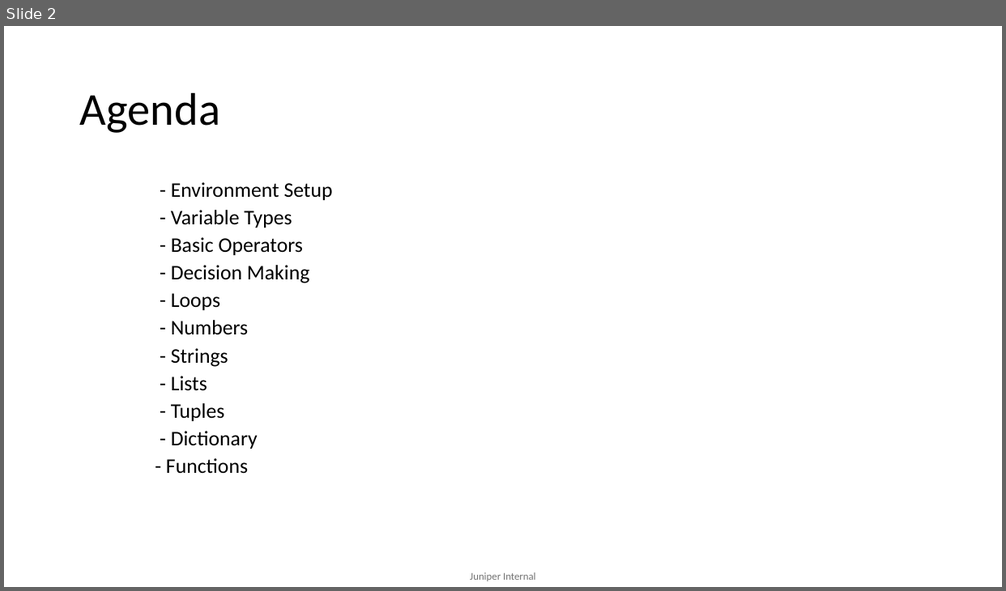
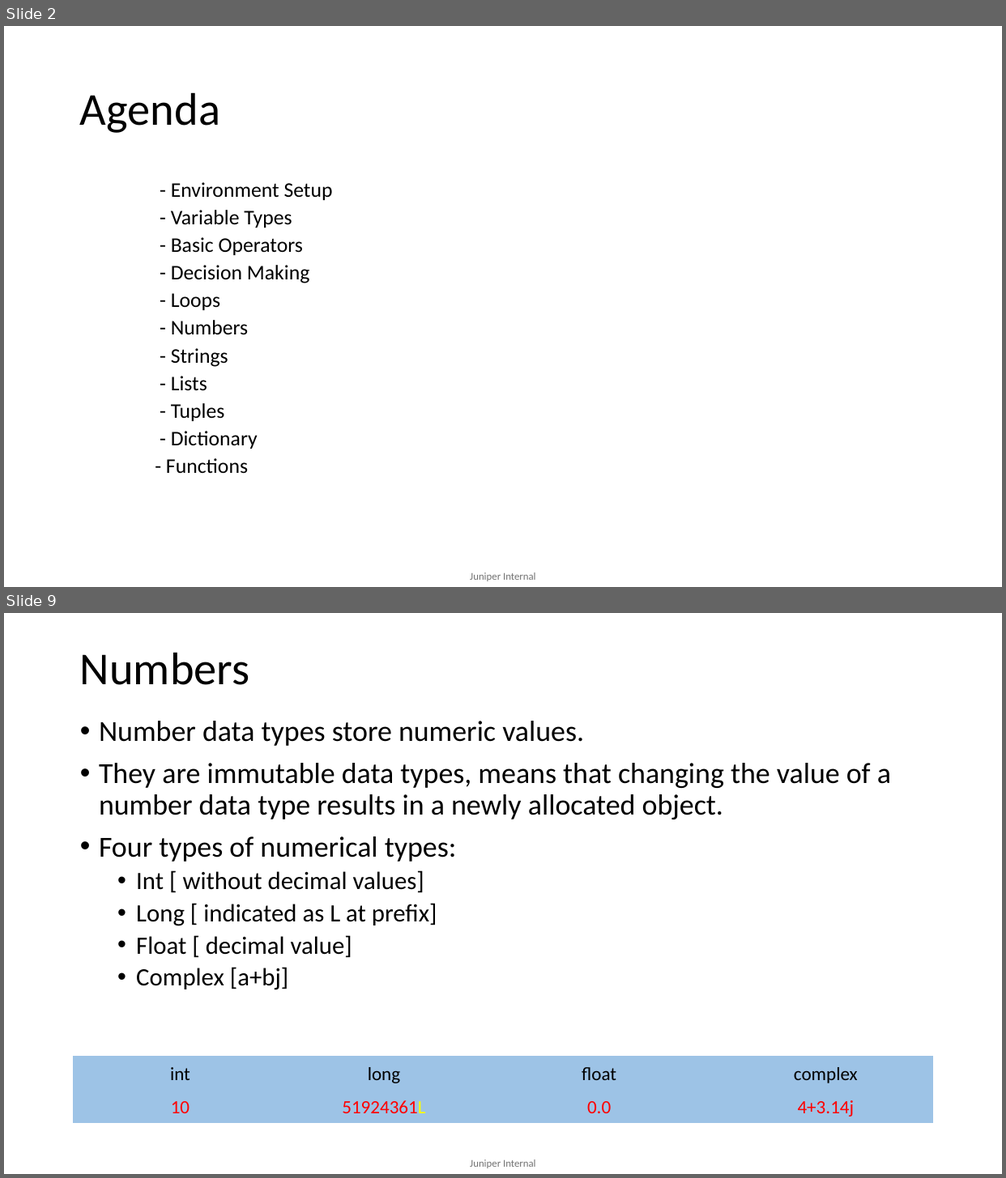
Before and after one commit to mdsathees/python, a slide deck: Python.pptx. Shown one above the other, each under a label of ours: slide 2 before the commit, slides 2 and 9 after it; the slides between them are not shown. The pictures are 1006x591 and 1006x1178 pixels, drawn with LibreOffice and Linux fonts; fonts in the diff are those of the drawing. Boxes give left, top, right and bottom in pixels: in the first picture for what was removed or moved away, otherwise in the second. Text is boxed around its words. In the diff, an @@ line names an element or a change of style, - is before the commit and + after.

```diff
--- a/Python.pptx
+++ b/Python.pptx
@@ slide 9 added at bbox=[4, 613, 1002, 1174], background #FFFFFF; not listed: 1 template element that a slide beside it also shows @@
@@ title added at bbox=[80, 652, 250, 685], 44 pt, text #000000 @@
+Numbers
@@ text added at bbox=[99, 721, 891, 990], 28 pt, text #000000 @@
+• Number data types store numeric values.
+• They are immutable data types, means that changing the value of a number data type results in a newly allocated object.
+• Four types of numerical types:
+  • Int [ without decimal values]
+  • Long [ indicated as L at prefix]
+  • Float [ decimal value]
+  • Complex [a+bj]
@@ table added at bbox=[73, 1056, 935, 1122], 2 rows, 4 columns @@
+int | long | float | complex
+10 | 51924361L | 0.0 | 4+3.14j
```
Also in this commit, not shown: 4 slides changed, 34 other slides added, 12 slides removed.
